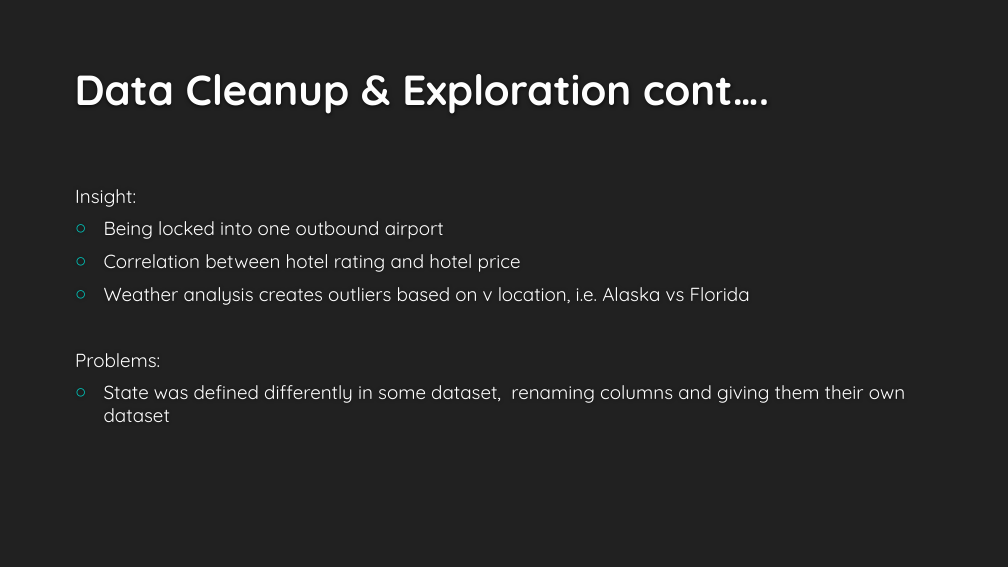
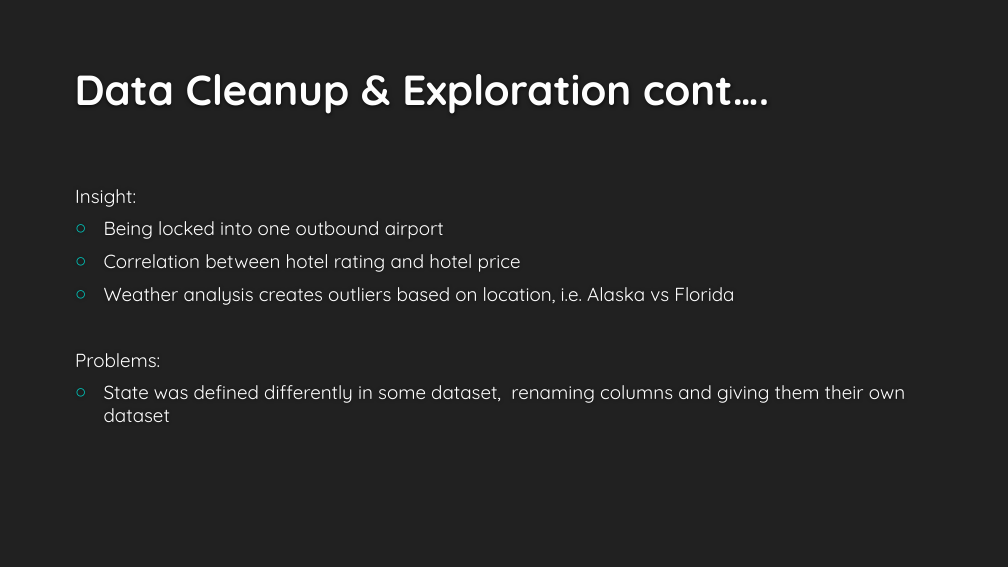
Before and after one commit to Kaylawkelly/HotelRateLocataion-Project1, a slide deck: slide 8 of Project 1_Where to Build.pptx. Drawn at 1008x567 pixels with LibreOffice and Linux fonts; fonts in the diff are those of the drawing; background and template pictures are left out. Boxes give left, top, right and bottom in pixels: in the first picture for what was removed or moved away, otherwise in the second. Text is boxed around its words. In the diff, an @@ line names an element or a change of style, - is before the commit and + after.

Commit message:
Final Presentation

```diff
--- a/Project 1_Where to Build.pptx
+++ b/Project 1_Where to Build.pptx
@@ text at box(104, 287, 734, 305): text changed @@
-○ Weather analysis creates outliers based on v location, i.e. Alaska vs Florida
+○ Weather analysis creates outliers based on location, i.e. Alaska vs Florida
```
Also in this commit, not shown: 5 other slides changed.
